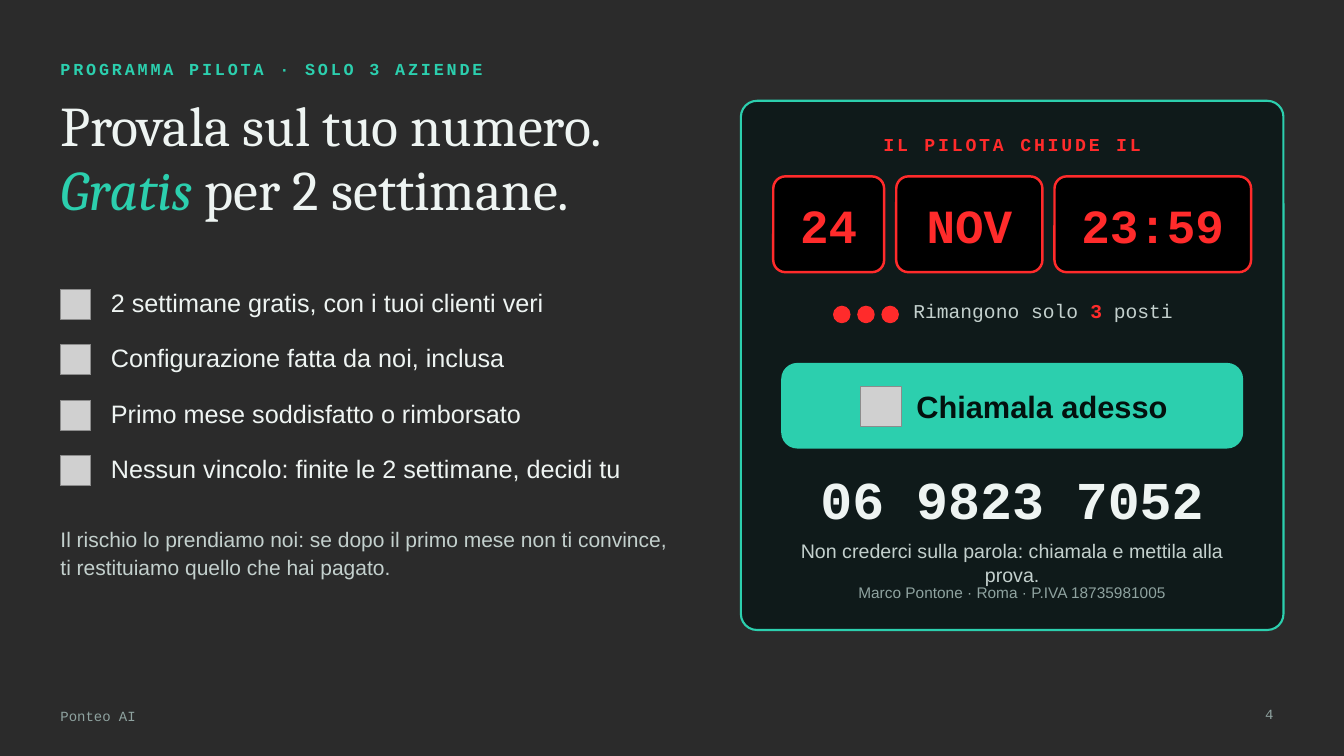
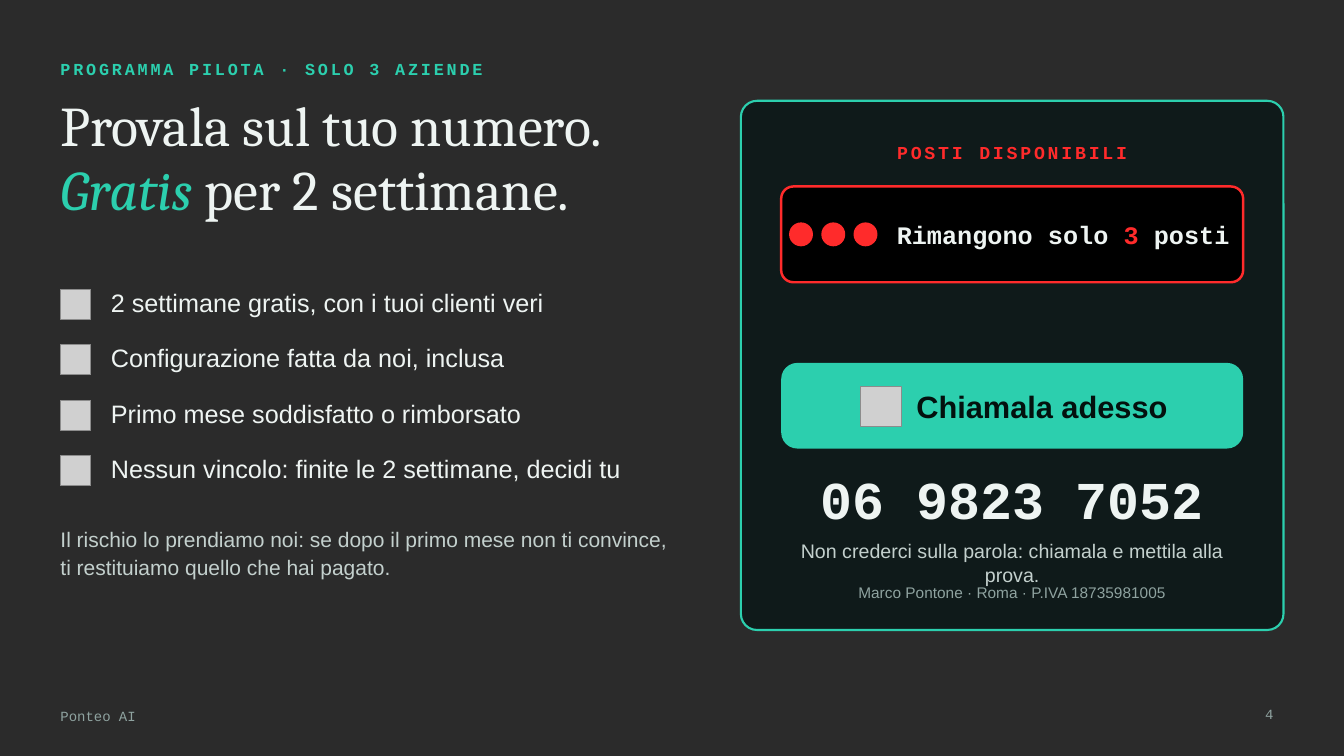
Before and after one commit to marcointegrator/LAnding2, a slide deck: slide 4 of Ponteo-AI-presentazione.pptx. Drawn at 1344x756 pixels with LibreOffice and Linux fonts; fonts in the diff are those of the drawing; grey boxes stand for pictures; background and template pictures are left out; a plain dark background stands for a picture behind light text. Boxes give left, top, right and bottom in pixels: in the first picture for what was removed or moved away, otherwise in the second. Text is boxed around its words. In the diff, an @@ line names an element or a change of style, - is before the commit and + after.

```diff
--- a/Ponteo-AI-presentazione.pptx
+++ b/Ponteo-AI-presentazione.pptx
@@ text removed at [883,139,1141,151] @@
-IL PILOTA CHIUDE IL
@@ text added at [897,147,1127,159], 13 pt, text #FF2B2B, bold @@
+POSTI DISPONIBILI
@@ rounded rectangle removed at [773,176,884,272] @@
@@ rounded rectangle removed at [1055,176,1251,272] @@
@@ rounded rectangle: place and size @@
-rounded rectangle at [896,176,1043,272]
+rounded rectangle at [781,187,1243,282]
@@ text "Rimangono solo 3 posti": place and size @@
-text "Rimangono solo 3 posti" at [913,305,1173,322]
+text "Rimangono solo 3 posti" at [897,225,1230,250]
@@ text "Rimangono solo 3 posti" at [897,225,1230,250]: size 14 to 18 pt, text colour #C3D0CD to #EEF4F2, bold on; vertical alignment top to middle @@
@@ ellipse added at [790,223,813,245], fill #FF2B2B, outline #FF2B2B 1.25 pt @@
@@ text removed at [800,211,857,243] @@
-24
@@ ellipse added at [823,223,845,245], fill #FF2B2B, outline #FF2B2B 1.25 pt @@
@@ ellipse: place and size @@
-ellipse at [858,307,874,323]
+ellipse at [855,223,877,245]
@@ ellipse at [855,223,877,245]: outline #FF2B2B 1 pt to #FF2B2B 1.25 pt @@
@@ text removed at [927,211,1013,244] @@
-NOV
@@ text removed at [1081,211,1224,244] @@
-23:59
@@ ellipse removed at [834,307,850,323] @@
@@ ellipse removed at [882,307,898,323] @@
```
Also in this commit, not shown: 15 other files.
